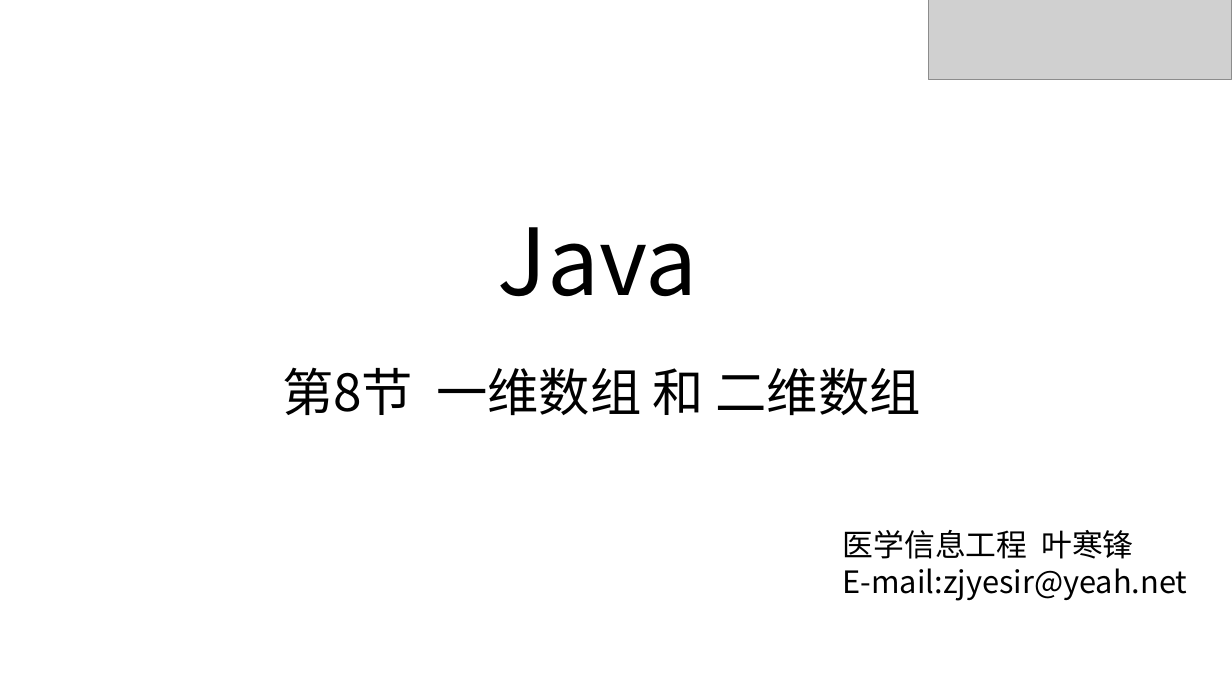
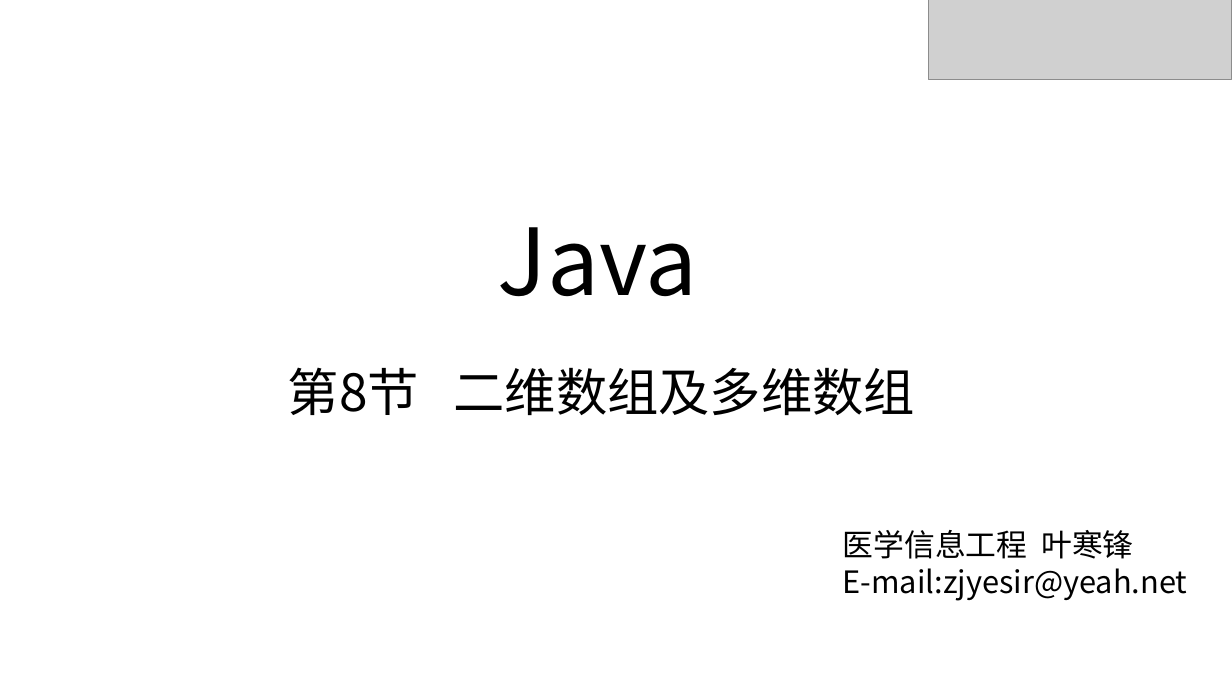
Before and after one commit to zjyesir/hmc_java_1, a slide deck: slide 1 of ppt/8. 二维数组.pptx. Drawn at 1232x693 pixels with LibreOffice and Linux fonts; fonts in the diff are those of the drawing; grey boxes stand for pictures; background and template pictures are left out. Boxes give left, top, right and bottom in pixels: in the first picture for what was removed or moved away, otherwise in the second. Text is boxed around its words. In the diff, an @@ line names an element or a change of style, - is before the commit and + after.

Commit message:
二维数组开头

```diff
--- a/ppt/8. 二维数组.pptx
+++ b/ppt/8. 二维数组.pptx
@@ text at <box>288,367,915,415</box>: text changed @@
-第8节 一维数组 和 二维数组
+第8节 二维数组及多维数组
```
Also in this commit, not shown: 2 other slides changed, 6 other files.
